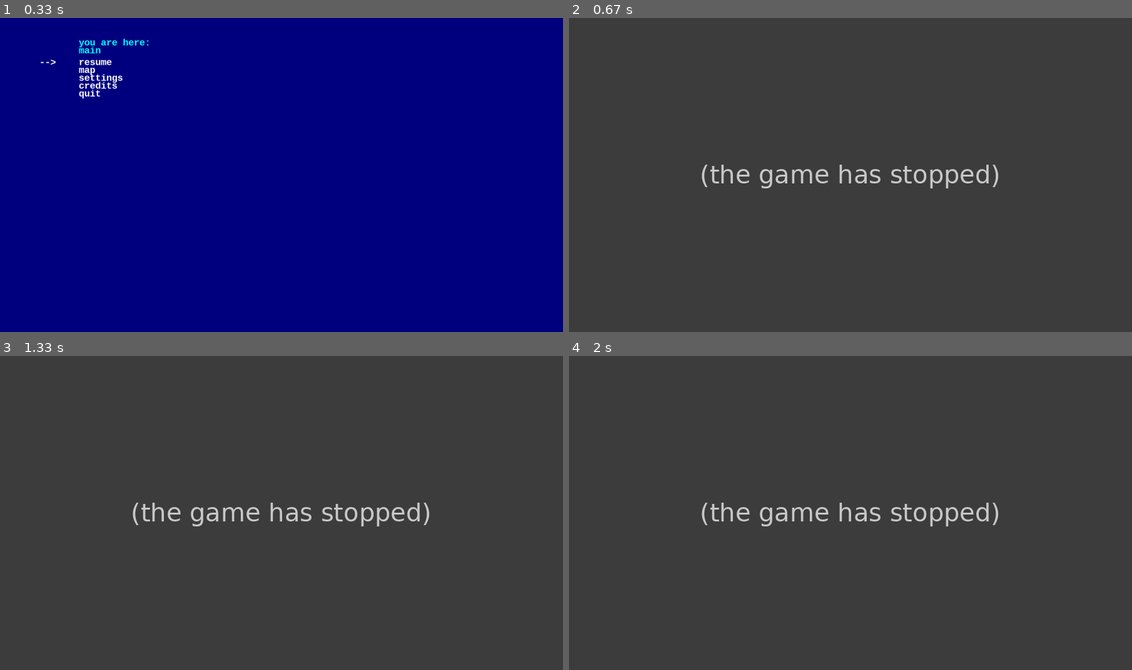
Above: before the commit, frames 1-4 (two rows, left to right).
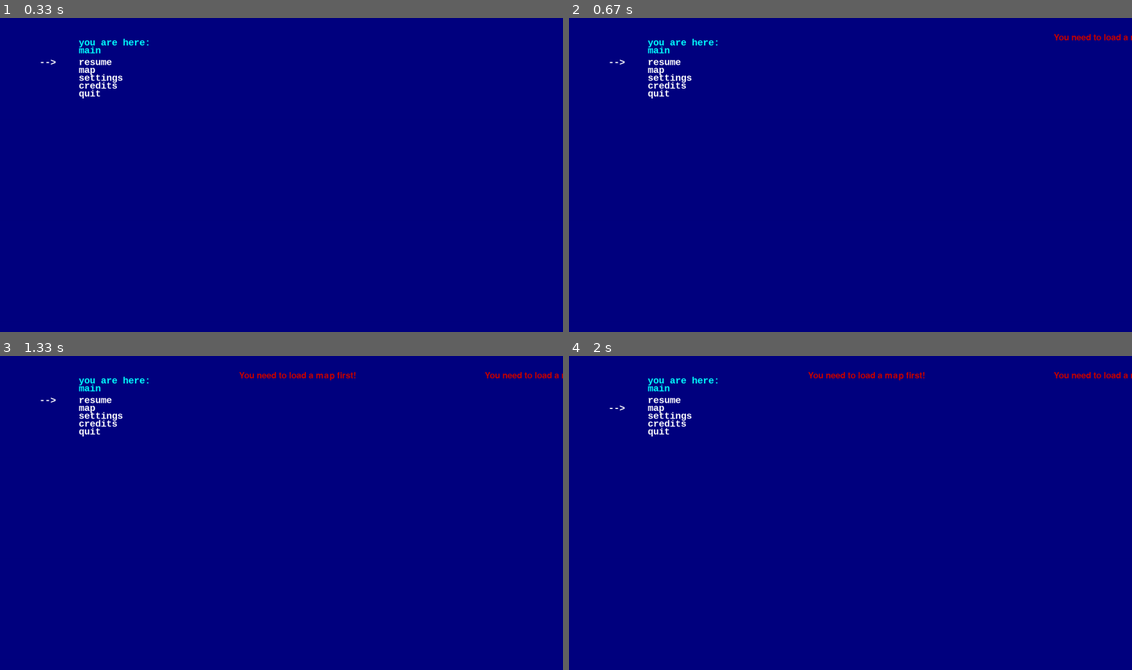
Above: after the commit, the same moments.

Repository: horstjens/pygamerts
Game: pygame game, started from pygamerts.py
The game is run twice, just before and just after one commit, with the same random seed, the same clock (stepped at 60 frames per second) and the same inputs.
Inputs:
- Up to frame 1 (0.33 s): no input
- Up to frame 2 (0.67 s): tap Enter at 0.33 s
- Up to frame 3 (1.33 s): tap Enter at 0.67 s
- Up to frame 4 (2 s): hold Down 1.5-1.97 s

Frame 1 is identical in both runs. In frame 2, 100% of the frame differs, in the area x 0-100%, y 0-100%; in frame 3, 100%; in frame 4, 100%.
Error before the commit: AttributeError: 'Viewer' object has no attribute 'world' (pygamerts.py line 1041); the game stopped at 0.35 s (later frames are placeholders)

Commit message:
Update pygamerts.py

Diff:
--- a/pygamerts.py
+++ b/pygamerts.py
@@ -573,6 +573,7 @@
         self.background.fill((255,255,255)) # fill background white
         self.clock = pygame.time.Clock()
         self.fps = fps
+        self.world = None
         self.playtime = 0.0
         self.rawmap = []
         self.waterheight = 0
@@ -580,6 +581,9 @@
         self.world_offset_x = 0
         self.world_offset_y = 0
         self.world_zoom = 1
+        self.radarmap_size = 256
+        self.radarmap_zoom = 1.0
+        self.radarmap = pygame.surface.Surface((self.radarmap_size, self.radarmap_size))
         # -- menu --
         # --- create screen resolution list ---
         li = ["back"]
@@ -693,6 +697,8 @@
         #self.player2 =  Player(imagename="player2", angle=180,warp_on_edge=True, pos=pygame.math.Vector2(Viewer.width/2+100,-Viewer.height/2))
         #self.b1 = Ballista()
         #self.c1 = Catapult()
+
+
 
 
     def menu_run(self):
@@ -732,7 +738,10 @@
                             Viewer.cursor = 0
                             #Viewer.menuselectsound.play()
                         elif text == "resume":
-                            return
+                            if self.world is None:
+                                Flytext(text="You need to load a map first!", fontsize = 33, color = (200,0,0))
+                            else:
+                                return
                             #Viewer.menucommandsound.play()
                             #pygame.mixer.music.unpause()
                         elif text == "back":
@@ -817,6 +826,7 @@
                                         row.append(number)
                                     self.rawmap.append(row)
                                 Flytext(text="map loaded: {}".format(text), pos=pygame.math.Vector2(300, -100), move=pygame.math.Vector2(0,20))
+                                self.world = True
                                 # add exiting chars in rawmap to water high
                                 #mynumbers = []
                                 #for line in self.rawmap:
